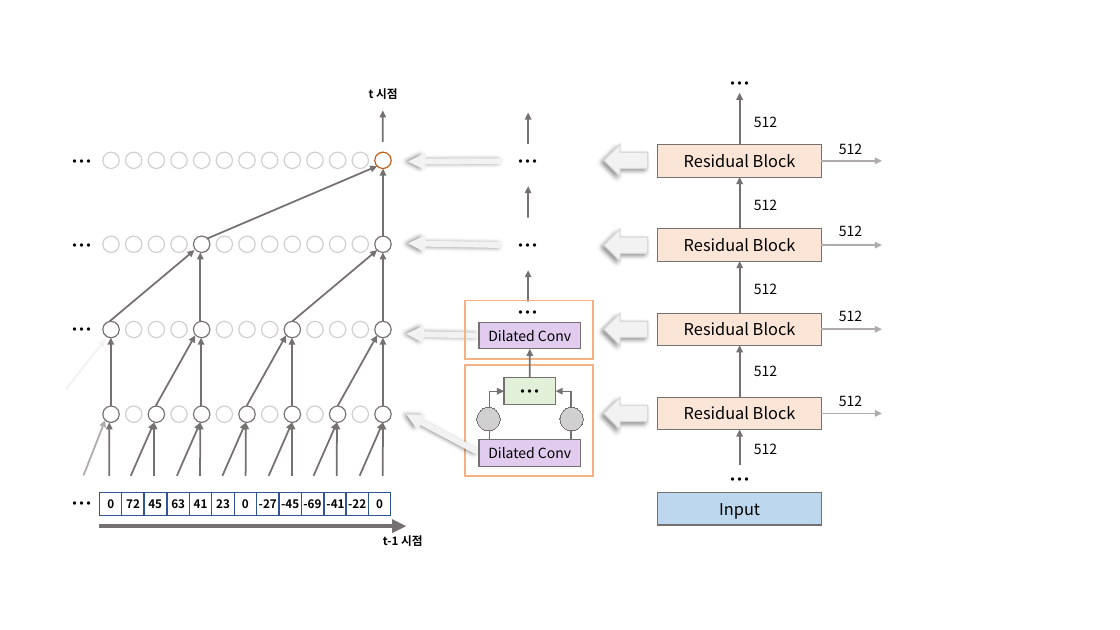
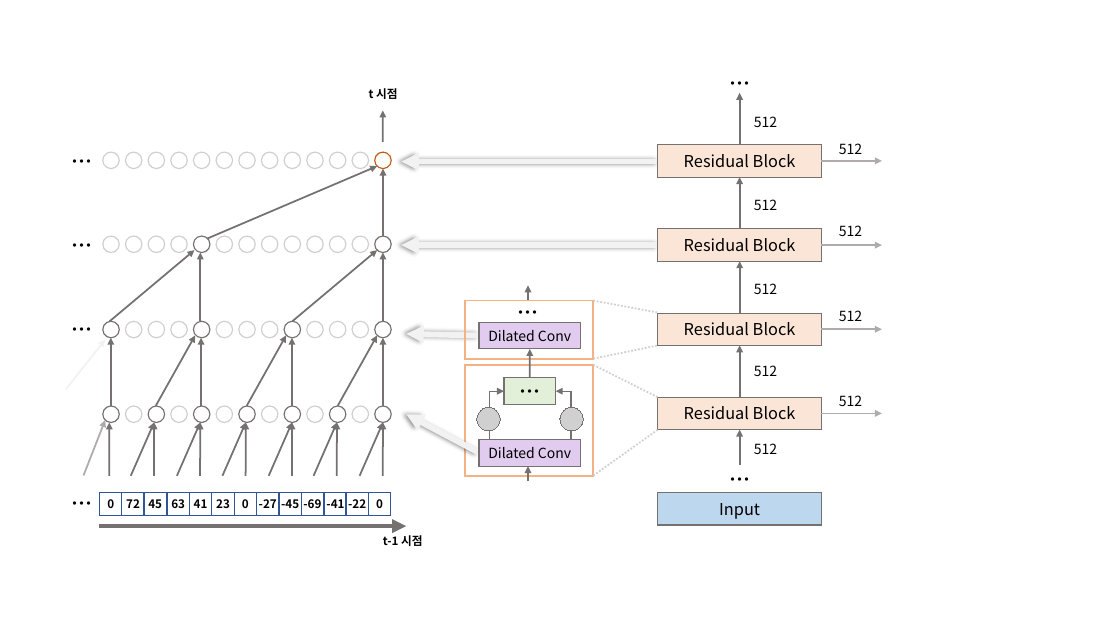
Before and after one commit to JoungheeKim/joungheekim.github.io, a slide deck: slide 4 of img/in-post/2020/2020-09-17/0917_resource.pptx. Drawn at 1120x630 pixels with LibreOffice and Linux fonts; fonts in the diff are those of the drawing; grey boxes stand for pictures. Boxes give left, top, right and bottom in pixels: in the first picture for what was removed or moved away, otherwise in the second. Text is boxed around its words. In the diff, an @@ line names an element or a change of style, - is before the commit and + after.

```diff
--- a/img/in-post/2020/2020-09-17/0917_resource.pptx
+++ b/img/in-post/2020/2020-09-17/0917_resource.pptx
@@ arrow removed from (528, 144) to (528, 113) @@
@@ text removed at (x1=502, y1=145, x2=555, y2=178) @@
-…
@@ right arrow removed at (x1=604, y1=145, x2=648, y2=177) @@
@@ arrow moved from (502, 161) - (408, 161) to (658, 161) - (402, 161) @@
@@ arrow removed from (528, 218) to (528, 187) @@
@@ text removed at (x1=502, y1=229, x2=555, y2=262) @@
-…
@@ right arrow removed at (x1=604, y1=229, x2=648, y2=262) @@
@@ arrow moved from (502, 245) - (408, 244) to (658, 245) - (402, 245) @@
@@ arrow moved from (528, 302) - (528, 271) to (528, 301) - (528, 286) @@
@@ line added from (593, 301) to (658, 313), #D0CECE 1.5 pt dashed @@
@@ right arrow removed at (x1=604, y1=313, x2=648, y2=346) @@
@@ line added from (593, 359) to (658, 345), #D0CECE 1.5 pt dashed @@
@@ line added from (593, 365) to (658, 397), #D0CECE 1.5 pt dashed @@
@@ right arrow removed at (x1=604, y1=397, x2=648, y2=430) @@
@@ line added from (593, 476) to (658, 429), #D0CECE 1.5 pt dashed @@
@@ arrow added from (528, 481) to (528, 466), #767171 1.5 pt @@
```
Also in this commit, not shown: 2 other files.
